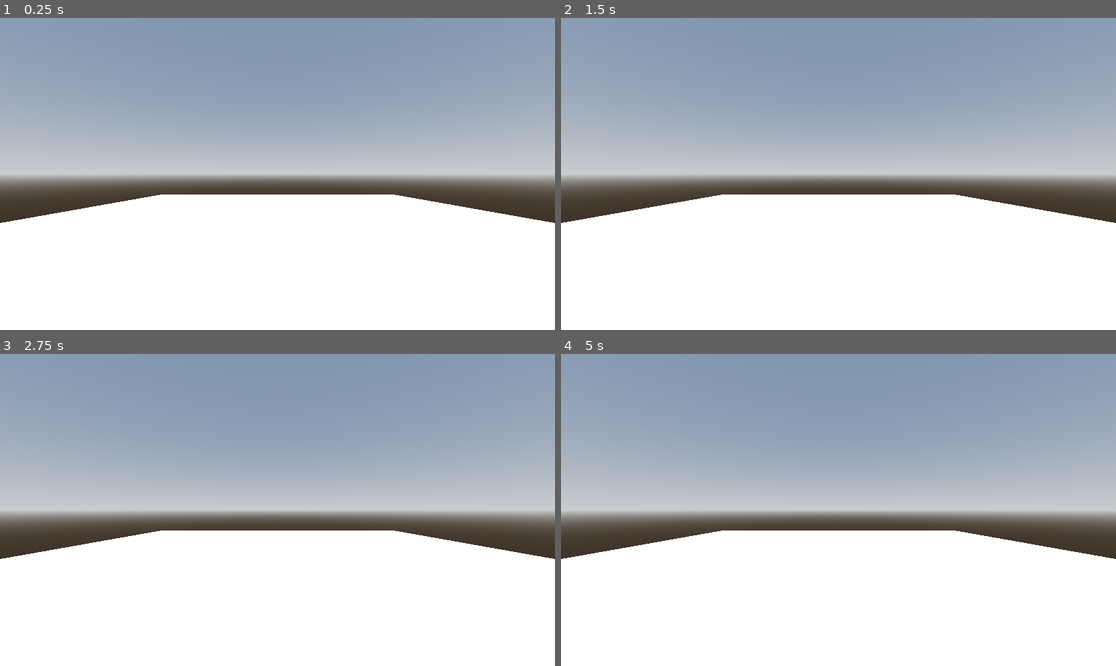
Above: before the commit, frames 1-4 (two rows, left to right).
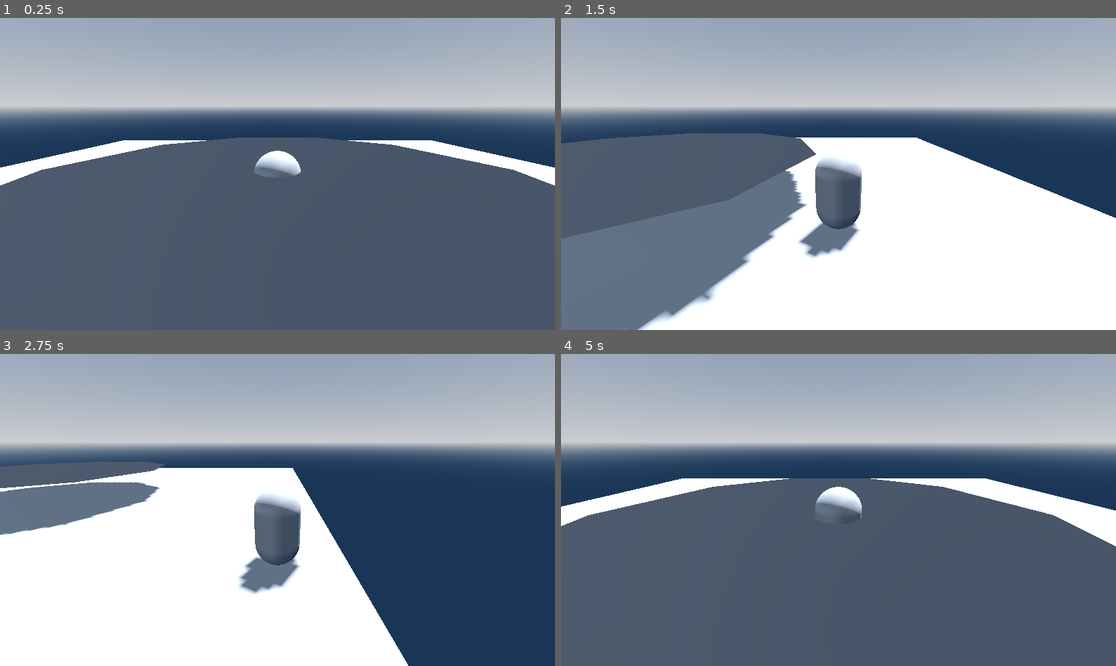
Above: after the commit, the same moments.

Repository: AlyssaSmt1/project3
Game: Godot game, scene res://node_3d.tscn
Same seed, same stepped clock (60 frames per second), same inputs: the game is played once before the commit and once after it.
Inputs:
- Up to frame 1 (0.25 s): no input
- Up to frame 2 (1.5 s): tap Enter (ui_accept) at 0.5, 0.6, 0.77, 1.07, 1.35 s; hold D (player_right, bound only after the commit) 0.53-1.28 s; hold S (player_backwards, bound only after the commit) from 1.28 s (still down)
- Up to frame 3 (2.75 s): tap Enter (ui_accept) at 1.52, 1.82, 2.1 s; release S (player_backwards, bound only after the commit) at 2.03 s; hold D (player_right, bound only after the commit) from 2.03 s (still down)
- Up to frame 4 (5 s): release D (player_right, bound only after the commit) at 2.78 s; hold W (player_forward, bound only after the commit) 2.78-3.53 s; tap Enter (ui_accept) at 2.85, 3.02, 3.32, 3.6, 3.77, 4.07, 4.35, 4.52, 4.82 s; hold A (player_left, bound only after the commit) from 3.53 s (still down); tap Escape (ui_cancel) at 4.15 s

The runs differ from the first frame. In frame 1, 91% of the frame differs, in the area x 0-100%, y 6-100%; in frame 2, 65%; in frame 3, 65%; in frame 4, 91%.

Commit message:
For schleife eingefügt

Diff:
--- /dev/null
+++ b/code/character_body_3d.gd
@@ -0,0 +1,49 @@
+extends CharacterBody3D
+
+
+@export var SPEED = 3.0
+@export var JUMP_VELOCITY = 4.5
+@export var camera_pan_speed = 1
+const PAN_SPEED_FACTOR = 0.00001
+
+func _ready():
+	Input.mouse_mode = Input.MOUSE_MODE_CAPTURED
+
+
+func _physics_process(delta: float) -> void:
+	# Add the gravity.
+	if not is_on_floor():
+		velocity += get_gravity() * delta
+
+	# Handle jump.
+	if Input.is_action_just_pressed("ui_accept") and is_on_floor():
+		velocity.y = JUMP_VELOCITY
+
+	# Get the input direction and handle the movement/deceleration.
+	# As good practice, you should replace UI actions with custom gameplay actions.
+	var input_dir := Input.get_vector("player_left", "player_right", "player_forward", "player_backwards")
+	var direction := (transform.basis * Vector3(input_dir.x, 0, input_dir.y)).normalized()
+	if direction:
+		velocity.x = direction.x * SPEED
+		velocity.z = direction.z * SPEED
+	else:
+		velocity.x = move_toward(velocity.x, 0, SPEED)
+		velocity.z = move_toward(velocity.z, 0, SPEED)
+
+	if Input.mouse_mode == Input.MOUSE_MODE_CAPTURED:
+		var mouse_vel = Input.get_last_mouse_velocity()
+		rotation.y -= mouse_vel.x * camera_pan_speed * PAN_SPEED_FACTOR
+		var cam_rig_rot = $CameraRig.rotation.x - mouse_vel.y * camera_pan_speed * PAN_SPEED_FACTOR
+		cam_rig_rot = clamp(cam_rig_rot, -PI/4, -PI/16)
+		$CameraRig.rotation.x = cam_rig_rot
+
+
+		if Input.is_action_just_pressed("ui_cancel"):
+			Input.mouse_mode = Input.MOUSE_MODE_VISIBLE
+
+	else:
+		if Input.is_action_just_pressed("ui_cancel"):
+			Input.mouse_mode = Input.MOUSE_MODE_CAPTURED
+
+
+	move_and_slide()
--- a/code/mesh_instance_3d.gd
+++ b/code/mesh_instance_3d.gd
@@ -1,11 +1,41 @@
 extends MeshInstance3D
-
 
 # Called when the node enters the scene tree for the first time.
 func _ready():
-	pass # Replace with function body.
+	var radius = 2
+	var segments = 10
+	var delta = 2 * PI / segments
 
+	var verts = PackedVector3Array()
+	verts.append(Vector3(0, 0, 0))  # Zentrum des Kreises
 
-# Called every frame. 'delta' is the elapsed time since the previous frame.
+	# Generiere die Vertices entlang des Kreises
+	for i in range(segments):
+		var x = radius * cos(i * delta)
+		var z = radius * sin(i * delta)
+		verts.append(Vector3(x, 0, z))
+
+	var indices = PackedInt32Array()
+	# Erstelle die Indizes für die Dreiecke
+	for i in range(1, segments):
+		# Erster Dreieck (0, i, i+1)
+		indices.append(0)
+		indices.append(i)
+		indices.append(i + 1)
+
+	# Letztes Dreieck (0, segments, 1)
+	indices.append(0)
+	indices.append(segments)
+	indices.append(1)
+
+	var surface_array = []
+	surface_array.resize(Mesh.ARRAY_MAX)
+	surface_array[Mesh.ARRAY_VERTEX] = verts
+	surface_array[Mesh.ARRAY_INDEX] = indices
+
+	mesh.add_surface_from_arrays(Mesh.PRIMITIVE_TRIANGLES, surface_array)
+
+	pass
+
 func _process(delta: float) -> void:
 	pass
--- a/code/node_3d.tscn
+++ b/code/node_3d.tscn
@@ -1,10 +1,11 @@
-[gd_scene load_steps=6 format=3 uid="uid://bo7hhkvk8onwx"]
+[gd_scene load_steps=10 format=3 uid="uid://bo7hhkvk8onwx"]
 
-[ext_resource type="Script" uid="uid://c3rv2f554sriv" path="res://node_3d.gd" id="1_a202f"]
+[ext_resource type="Script" uid="uid://c7sep780k5slr" path="res://character_body_3d.gd" id="2_a0tk4"]
 [ext_resource type="Script" uid="uid://ctltv1c6idbam" path="res://mesh_instance_3d.gd" id="2_noarx"]
 
 [sub_resource type="ProceduralSkyMaterial" id="ProceduralSkyMaterial_ax1q2"]
 sky_horizon_color = Color(0.662243, 0.671743, 0.686743, 1)
+ground_bottom_color = Color(0.0998645, 0.179378, 0.271327, 1)
 ground_horizon_color = Color(0.662243, 0.671743, 0.686743, 1)
 
 [sub_resource type="Sky" id="Sky_l0rur"]
@@ -15,6 +16,19 @@
 sky = SubResource("Sky_l0rur")
 tonemap_mode = 2
 
+[sub_resource type="ArrayMesh" id="ArrayMesh_noarx"]
+
+[sub_resource type="CapsuleShape3D" id="CapsuleShape3D_noarx"]
+radius = 0.2
+height = 0.7
+
+[sub_resource type="CapsuleMesh" id="CapsuleMesh_a0tk4"]
+radius = 0.2
+height = 0.7
+
+[sub_resource type="ConcavePolygonShape3D" id="ConcavePolygonShape3D_noarx"]
+data = PackedVector3Array(-5, -0.05, 5, -5, -0.05, -5, -5, 0.05, -5, 5, -0.05, -5, -5, -0.05, -5, -5, -0.05, 5, -5, 0.05, -5, -5, -0.05, -5, 5, -0.05, -5, -5, 0.05, -5, -5, 0.05, 5, -5, -0.05, 5, -5, -0.05, 5, -5, 0.05, 5, 5, 0.05, 5, 5, 0.05, 5, -5, 0.05, 5, -5, 0.05, -5, -5, -0.05, 5, 5, -0.05, 5, 5, -0.05, -5, 5, 0.05, 5, 5, -0.05, 5, -5, -0.05, 5, 5, -0.05, -5, 5, -0.05, 5, 5, 0.05, 5, 5, -0.05, -5, 5, 0.05, -5, -5, 0.05, -5, -5, 0.05, -5, 5, 0.05, -5, 5, 0.05, 5, 5, 0.05, 5, 5, 0.05, -5, 5, -0.05, -5)
+
 [node name="main" type="Node3D"]
 
 [node name="DirectionalLight3D" type="DirectionalLight3D" parent="."]
@@ -24,16 +38,33 @@
 [node name="WorldEnvironment" type="WorldEnvironment" parent="."]
 environment = SubResource("Environment_v2v45")
 
-[node name="boden" type="CSGBox3D" parent="."]
-transform = Transform3D(1, 0, 0, 0, 1, 0, 0, 0, 1, 0, -0.0730315, 0)
-size = Vector3(3, 0.1, 3)
-
-[node name="CameraRig" type="Node3D" parent="."]
-transform = Transform3D(1, 0, 0, 0, 1, 0, 0, 0, 1, 0, 0.241995, 1.12283)
-script = ExtResource("1_a202f")
-
-[node name="Camera3D" type="Camera3D" parent="CameraRig"]
-
 [node name="MeshInstance3D" type="MeshInstance3D" parent="."]
 transform = Transform3D(1, 0, 0, 0, 1, 0, 0, 0, 1, 0, 0.51596, 0)
+mesh = SubResource("ArrayMesh_noarx")
 script = ExtResource("2_noarx")
+
+[node name="CharacterBody3D" type="CharacterBody3D" parent="."]
+transform = Transform3D(1, 0, 0, 0, 1, 0, 0, 0, 1, 0, 0.352704, 0)
+script = ExtResource("2_a0tk4")
+
+[node name="CollisionShape3D" type="CollisionShape3D" parent="CharacterBody3D"]
+shape = SubResource("CapsuleShape3D_noarx")
+
+[node name="MeshInstance3D" type="MeshInstance3D" parent="CharacterBody3D"]
+mesh = SubResource("CapsuleMesh_a0tk4")
+skeleton = NodePath("../CollisionShape3D")
+
+[node name="CameraRig" type="Node3D" parent="CharacterBody3D"]
+transform = Transform3D(1, 0, 0, 0, 0.948628, 0.316394, 0, -0.316394, 0.948628, 0, 0.611353, 1.58433)
+
+[node name="Camera3D" type="Camera3D" parent="CharacterBody3D/CameraRig"]
+transform = Transform3D(1, 0, 0, 0, 1, 0, 0, 0, 1, 0, 0.066716, 0.0826843)
+
+[node name="StaticBody3D" type="StaticBody3D" parent="."]
+transform = Transform3D(1, 0, 0, 0, 1, 0, 0, 0, 1, 0, -0.0730315, 0)
+
+[node name="boden" type="CSGBox3D" parent="StaticBody3D"]
+size = Vector3(10, 0.1, 10)
+
+[node name="CSGBakedCollisionShape3D" type="CollisionShape3D" parent="StaticBody3D"]
+shape = SubResource("ConcavePolygonShape3D_noarx")
--- a/code/project.godot
+++ b/code/project.godot
@@ -15,6 +15,33 @@
 config/features=PackedStringArray("4.4", "GL Compatibility")
 config/icon="res://icon.svg"
 
+[input]
+
+player_left={
+"deadzone": 0.2,
+"events": [Object(InputEventKey,"resource_local_to_scene":false,"resource_name":"","device":-1,"window_id":0,"alt_pressed":false,"shift_pressed":false,"ctrl_pressed":false,"meta_pressed":false,"pressed":false,"keycode":0,"physical_keycode":65,"key_label":0,"unicode":97,"location":0,"echo":false,"script":null)
+, Object(InputEventKey,"resource_local_to_scene":false,"resource_name":"","device":-1,"window_id":0,"alt_pressed":false,"shift_pressed":false,"ctrl_pressed":false,"meta_pressed":false,"pressed":false,"keycode":0,"physical_keycode":4194319,"key_label":0,"unicode":0,"location":0,"echo":false,"script":null)
+]
+}
+player_right={
+"deadzone": 0.2,
+"events": [Object(InputEventKey,"resource_local_to_scene":false,"resource_name":"","device":-1,"window_id":0,"alt_pressed":false,"shift_pressed":false,"ctrl_pressed":false,"meta_pressed":false,"pressed":false,"keycode":0,"physical_keycode":68,"key_label":0,"unicode":100,"location":0,"echo":false,"script":null)
+, Object(InputEventKey,"resource_local_to_scene":false,"resource_name":"","device":-1,"window_id":0,"alt_pressed":false,"shift_pressed":false,"ctrl_pressed":false,"meta_pressed":false,"pressed":false,"keycode":0,"physical_keycode":4194321,"key_label":0,"unicode":0,"location":0,"echo":false,"script":null)
+]
+}
+player_forward={
+"deadzone": 0.2,
+"events": [Object(InputEventKey,"resource_local_to_scene":false,"resource_name":"","device":-1,"window_id":0,"alt_pressed":false,"shift_pressed":false,"ctrl_pressed":false,"meta_pressed":false,"pressed":false,"keycode":0,"physical_keycode":87,"key_label":0,"unicode":119,"location":0,"echo":false,"script":null)
+, Object(InputEventKey,"resource_local_to_scene":false,"resource_name":"","device":-1,"window_id":0,"alt_pressed":false,"shift_pressed":false,"ctrl_pressed":false,"meta_pressed":false,"pressed":false,"keycode":0,"physical_keycode":4194320,"key_label":0,"unicode":0,"location":0,"echo":false,"script":null)
+]
+}
+player_backwards={
+"deadzone": 0.2,
+"events": [Object(InputEventKey,"resource_local_to_scene":false,"resource_name":"","device":-1,"window_id":0,"alt_pressed":false,"shift_pressed":false,"ctrl_pressed":false,"meta_pressed":false,"pressed":false,"keycode":0,"physical_keycode":83,"key_label":0,"unicode":115,"location":0,"echo":false,"script":null)
+, Object(InputEventKey,"resource_local_to_scene":false,"resource_name":"","device":-1,"window_id":0,"alt_pressed":false,"shift_pressed":false,"ctrl_pressed":false,"meta_pressed":false,"pressed":false,"keycode":0,"physical_keycode":4194322,"key_label":0,"unicode":0,"location":0,"echo":false,"script":null)
+]
+}
+
 [rendering]
 
 renderer/rendering_method="gl_compatibility"
Not shown, added: code/character_body_3d.gd.uid
